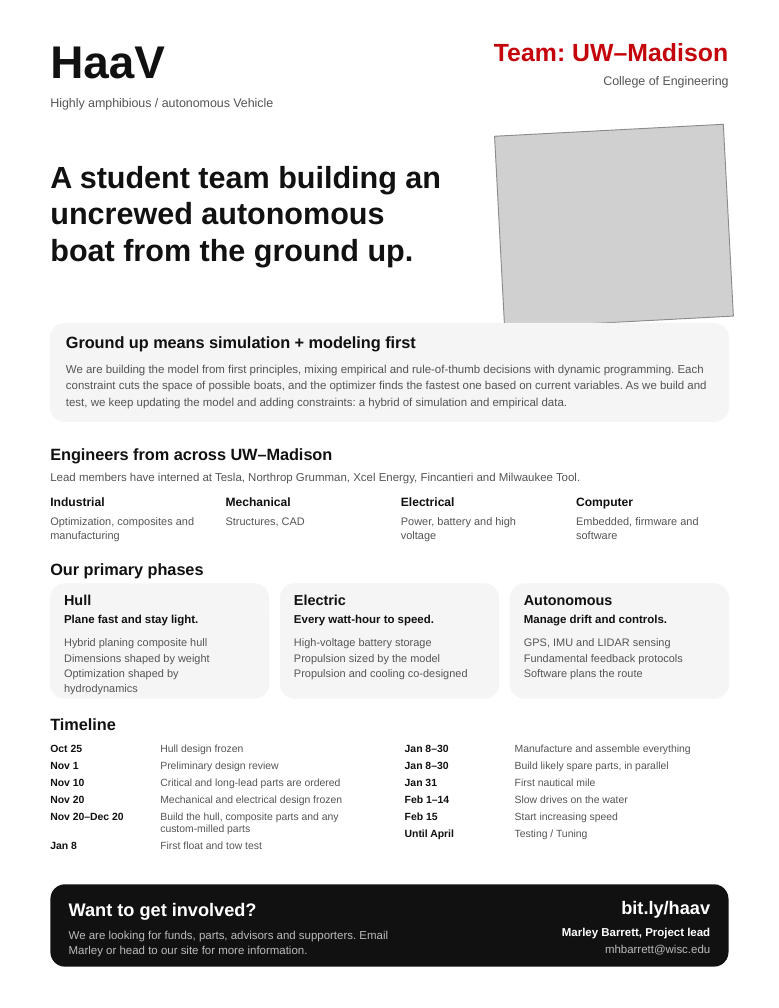
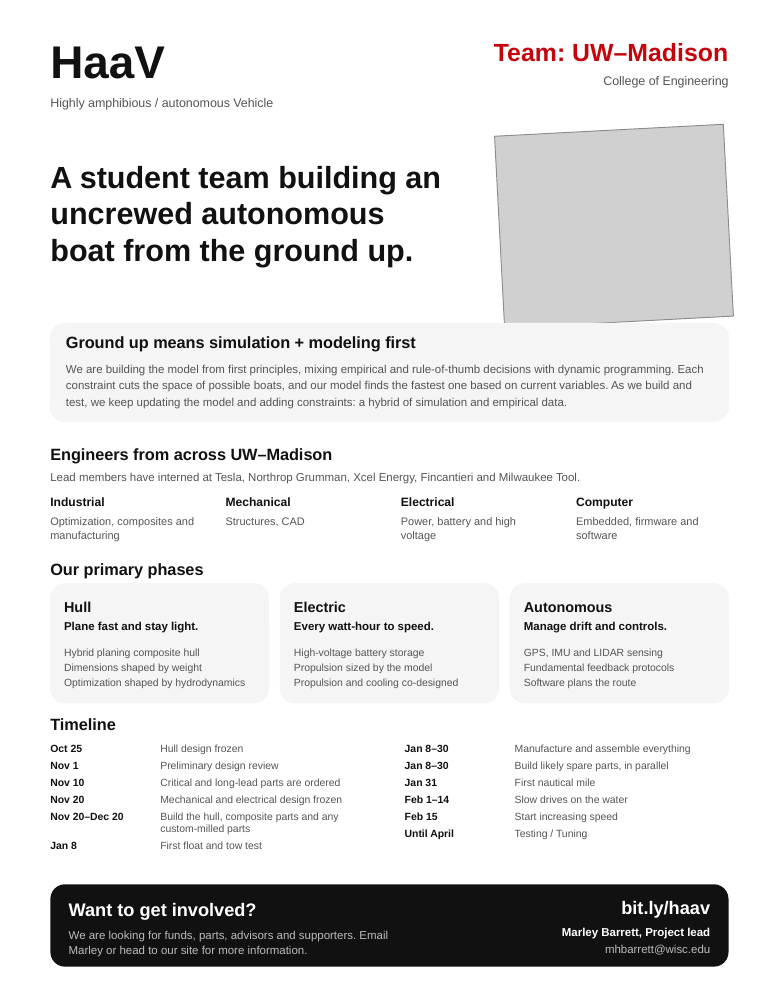
Before and after one commit to MarMar888/hav, a slide deck: slide 1 of dashboard/public/haav-handout.pptx. Drawn at 779x1008 pixels with LibreOffice and Linux fonts; fonts in the diff are those of the drawing; grey boxes stand for pictures. Boxes give left, top, right and bottom in pixels: in the first picture for what was removed or moved away, otherwise in the second. Text is boxed around its words. In the diff, an @@ line names an element or a change of style, - is before the commit and + after.

```diff
--- a/dashboard/public/haav-handout.pptx
+++ b/dashboard/public/haav-handout.pptx
@@ text at <box>66,364,704,409</box>: text changed @@
-We are building the model from first principles, mixing empirical and rule-of-thumb decisions with dynamic programming. Each constraint cuts the space of possible boats, and the optimizer finds the fastest one based on current variables. As we build and test, we keep updating the model and adding constraints: a hybrid of simulation and empirical data.
+We are building the model from first principles, mixing empirical and rule-of-thumb decisions with dynamic programming. Each constraint cuts the space of possible boats, and our model finds the fastest one based on current variables. As we build and test, we keep updating the model and adding constraints: a hybrid of simulation and empirical data.
@@ rounded rectangle: place and size @@
-rounded rectangle at <box>50,584,269,698</box>
+rounded rectangle at <box>50,584,269,703</box>
@@ rounded rectangle: place and size @@
-rounded rectangle at <box>280,584,499,698</box>
+rounded rectangle at <box>280,584,499,703</box>
@@ proportions changed in 3 elements at <box>50,584,269,703</box>, <box>280,584,499,703</box>, <box>510,584,729,703</box> @@
@@ rounded rectangle: place and size @@
-rounded rectangle at <box>510,584,729,698</box>
+rounded rectangle at <box>510,584,729,703</box>
@@ 3 texts: place and size @@
-3 texts at <box>64,594,613,605</box>
+3 texts at <box>64,601,613,612</box>
@@ 6 texts: place and size @@
-6 texts at <box>64,614,682,694</box>
+6 texts at <box>64,622,674,688</box>
@@ size 8.6 to 8.2 pt; line spacing 1.15 to 1.2 in 3 elements at <box>294,648,459,688</box>, <box>524,648,674,688</box>, <box>64,648,245,688</box> @@
```
Also in this commit, not shown: 3 other files.
